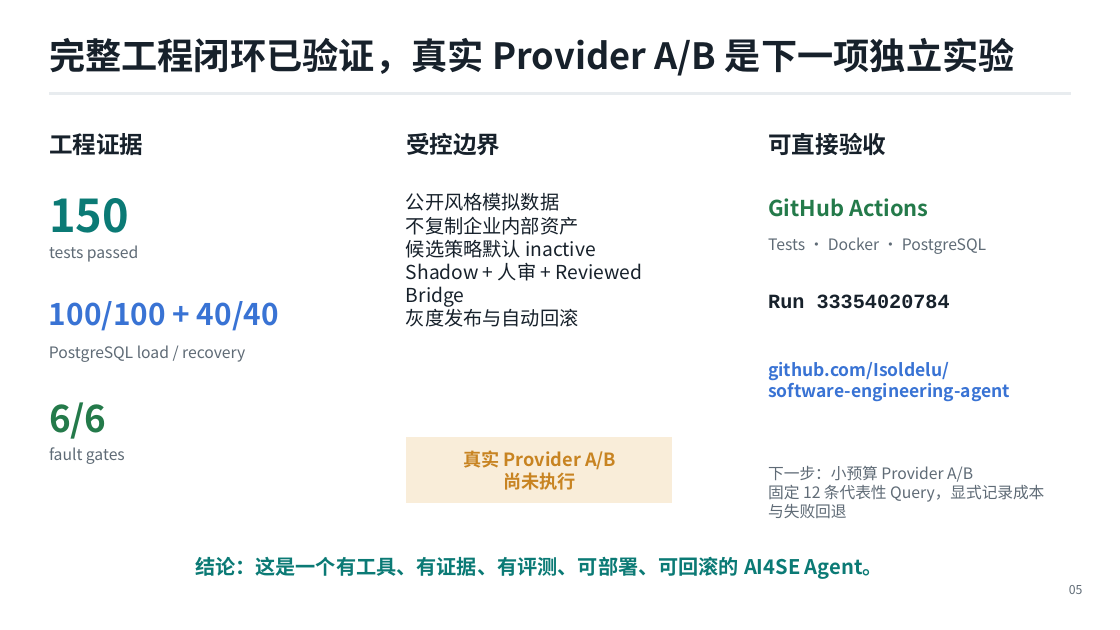
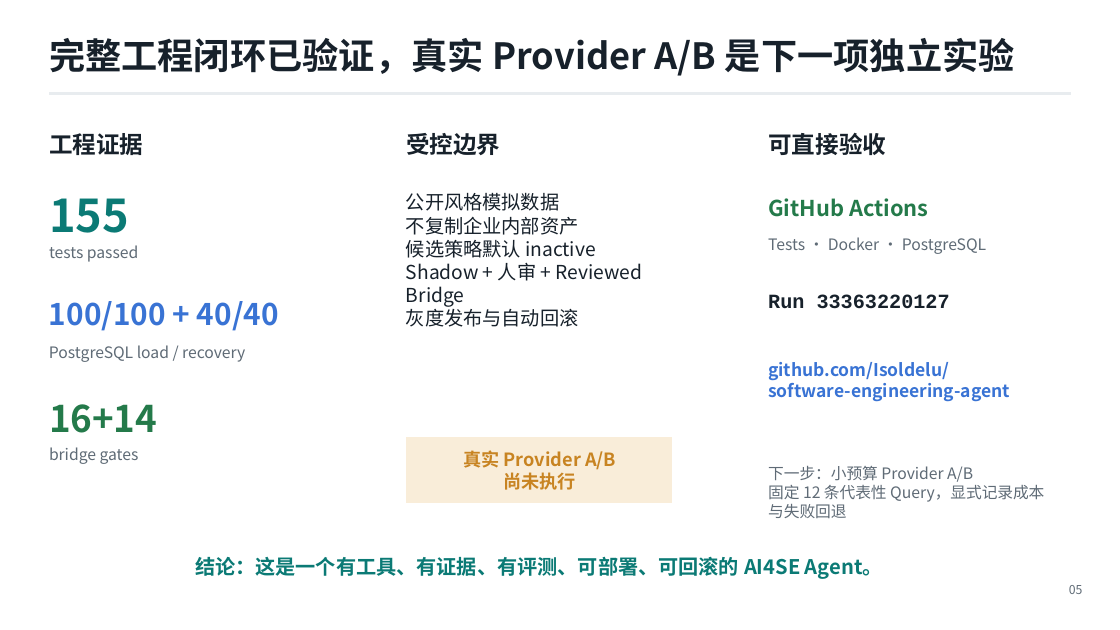
Before and after one commit to Isoldelu/software-engineering-agent, a slide deck: slide 5 of docs/Software-Agent-Interview-Deck.pptx. Drawn at 1120x630 pixels with LibreOffice and Linux fonts; fonts in the diff are those of the drawing. Boxes give left, top, right and bottom in pixels: in the first picture for what was removed or moved away, otherwise in the second. Text is boxed around its words. In the diff, an @@ line names an element or a change of style, - is before the commit and + after.

```diff
--- a/docs/Software-Agent-Interview-Deck.pptx
+++ b/docs/Software-Agent-Interview-Deck.pptx
@@ text at [49,198,129,233]: text changed @@
-150
+155
@@ text at [768,294,950,309]: text changed @@
-Run 33354020784
+Run 33363220127
@@ text at [49,404,157,433]: text changed @@
-6/6
+16+14
@@ text at [49,447,139,464]: text changed @@
-fault gates
+bridge gates
```
Also in this commit, not shown: 1 other slide changed, 17 other files.
